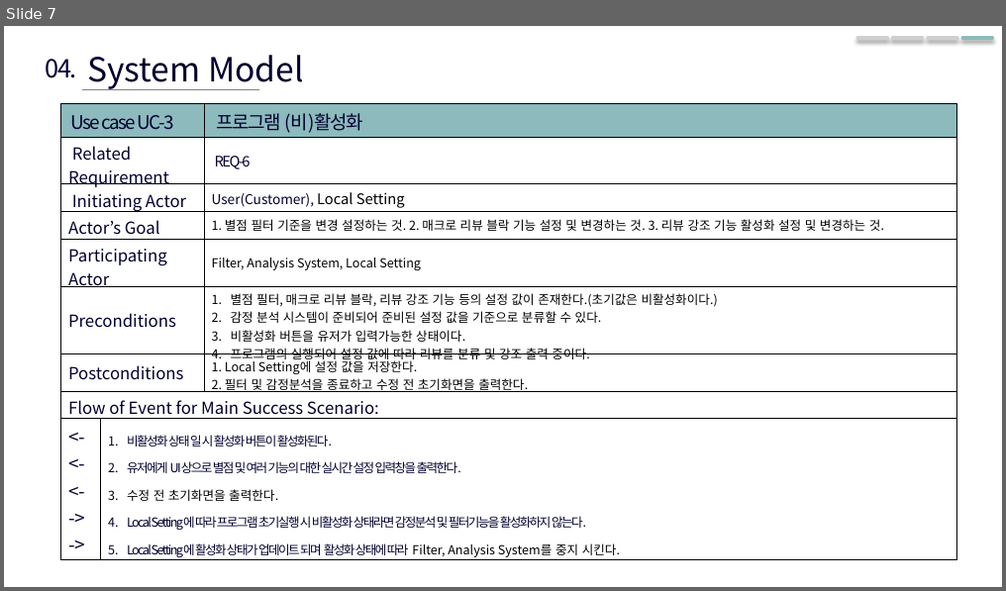
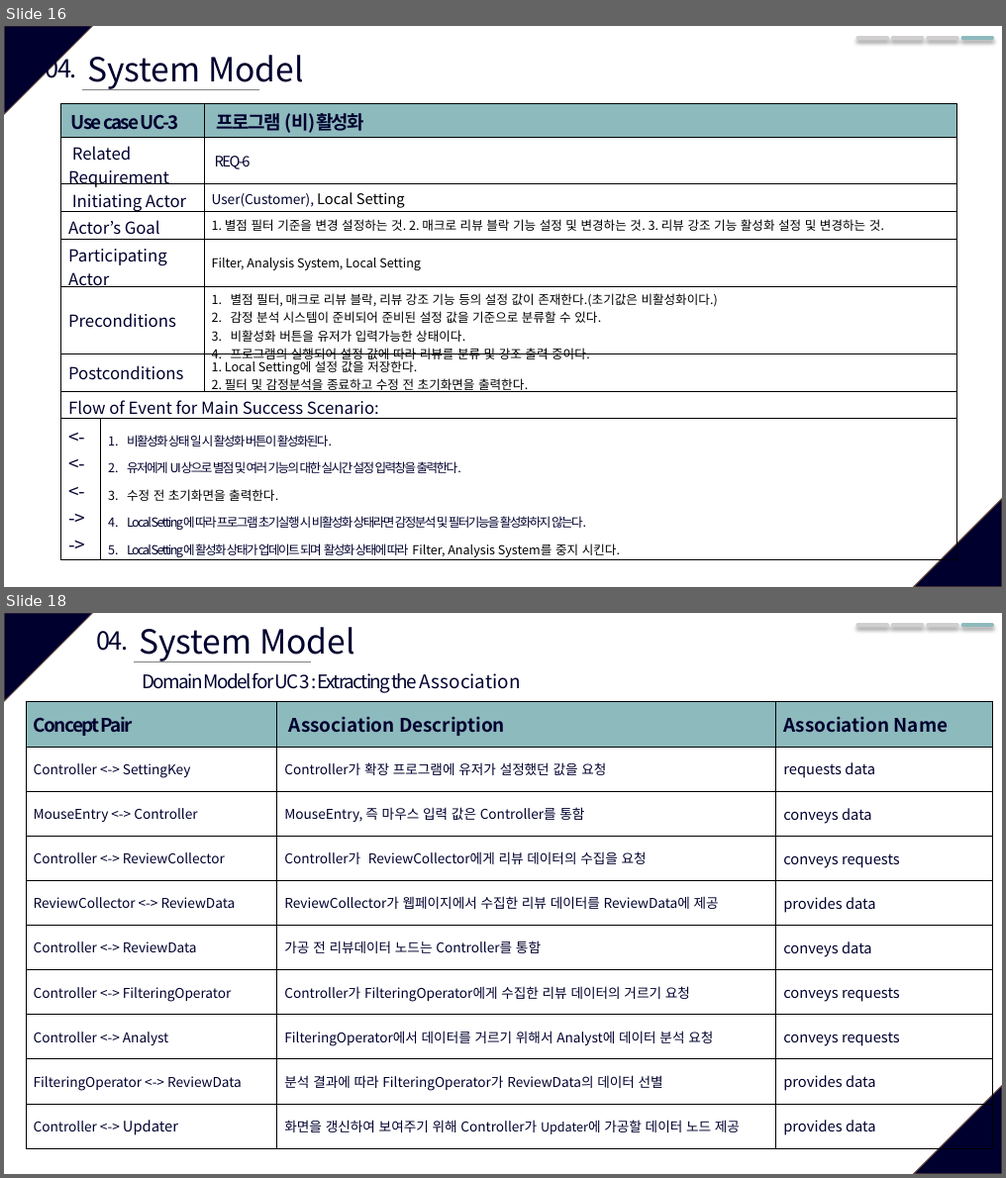
Before and after one commit to SWE-15-Team/Sentiment-Analysis-System, a slide deck: Checkpoint_1st.pptx. Shown one above the other, each under a label of ours: slide 7 before the commit, slides 16 and 18 after it; the slides between them are not shown. The pictures are 1006x591 and 1006x1178 pixels, drawn with LibreOffice and Linux fonts; fonts in the diff are those of the drawing. Boxes give left, top, right and bottom in pixels: in the first picture for what was removed or moved away, otherwise in the second. Text is boxed around its words. In the diff, an @@ line names an element or a change of style, - is before the commit and + after.

```diff
--- a/Checkpoint_1st.pptx
+++ b/Checkpoint_1st.pptx
@@ slide 18 added at (x1=4, y1=613, x2=1002, y2=1174), background #FFFFFF; not listed: 2 template elements that a slide beside it also shows @@
@@ text added at (x1=97, y1=631, x2=129, y2=651), 24 pt, text #00002F @@
+04.
@@ text added at (x1=139, y1=627, x2=355, y2=663), 32 pt, text #00002F @@
+System Model
@@ line added from (858, 625) to (887, 625), #D0CECE 3.5 pt @@
@@ line added from (893, 625) to (923, 625), #D0CECE 3.5 pt @@
@@ line added from (928, 625) to (957, 625), #D0CECE 3.5 pt @@
@@ line added from (963, 625) to (992, 625), #8DBABD 3.5 pt @@
@@ line added from (135, 662) to (311, 662), #808080 0.5 pt @@
@@ table added at (x1=26, y1=701, x2=993, y2=1149), 10 rows, 3 columns @@
+Concept Pair | Association Description | Association Name
+Controller <-> SettingKey | Controller가 확장 프로그램에 유저가 설정했던 값을 요청 | requests data
+MouseEntry <-> Controller | MouseEntry, 즉 마우스 입력 값은 Controller를 통함 | conveys data
+Controller <-> ReviewCollector | Controller가 ReviewCollector에게 리뷰 데이터의 수집을 요청 | conveys requests
+ReviewCollector <-> ReviewData | ReviewCollector가 웹페이지에서 수집한 리뷰 데이터를 ReviewData에 제공 | provides data
+Controller <-> ReviewData | 가공 전 리뷰데이터 노드는 Controller를 통함 | conveys data
+Controller <-> FilteringOperator | Controller가 FilteringOperator에게 수집한 리뷰 데이터의 거르기 요청 | conveys requests
+Controller <-> Analyst | FilteringOperator에서 데이터를 거르기 위해서 Analyst에 데이터 분석 요청 | conveys requests
+FilteringOperator <-> ReviewData | 분석 결과에 따라 FilteringOperator가 ReviewData의 데이터 선별 | provides data
+Controller <-> Updater | 화면을 갱신하여 보여주기 위해 Controller가 Updater에 가공할 데이터 노드 제공 | provides data
@@ text added at (x1=142, y1=672, x2=521, y2=693), 18 pt, text #00002F @@
+Domain Model for UC 3 : Extracting the Association
@@ what was slide 7 is now slide 16 @@
@@ slide 16 changed as well @@
@@ triangle added at (x1=4, y1=26, x2=92, y2=114), fill #00002F, outline #5B3F33 1 pt @@
@@ table at (x1=60, y1=104, x2=957, y2=562) @@
@@ bold on in "Use case UC-3", "프로그램 (비)활성화" @@
@@ triangle added at (x1=914, y1=499, x2=1002, y2=587), fill #00002F, outline #5B3F33 1 pt @@
```
Also in this commit, not shown: 6 other slides changed, 13 other slides added, 1 other file.
